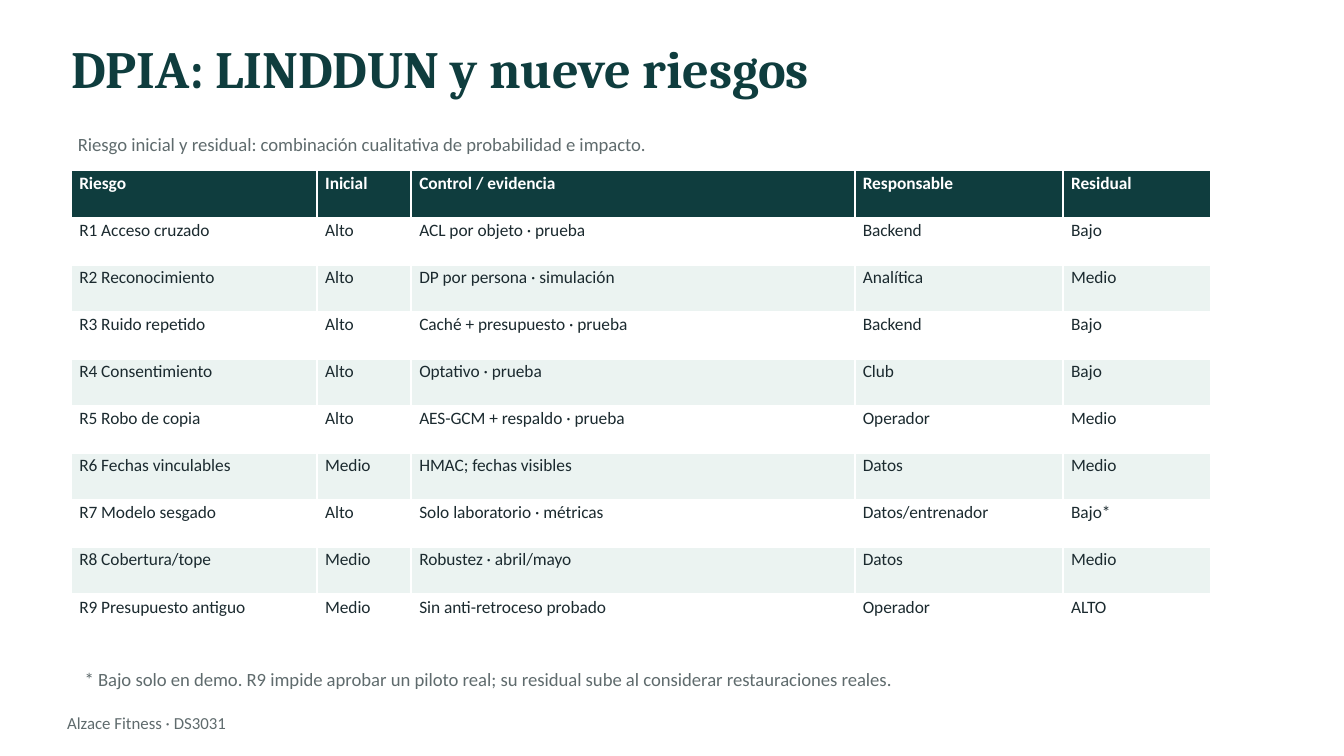
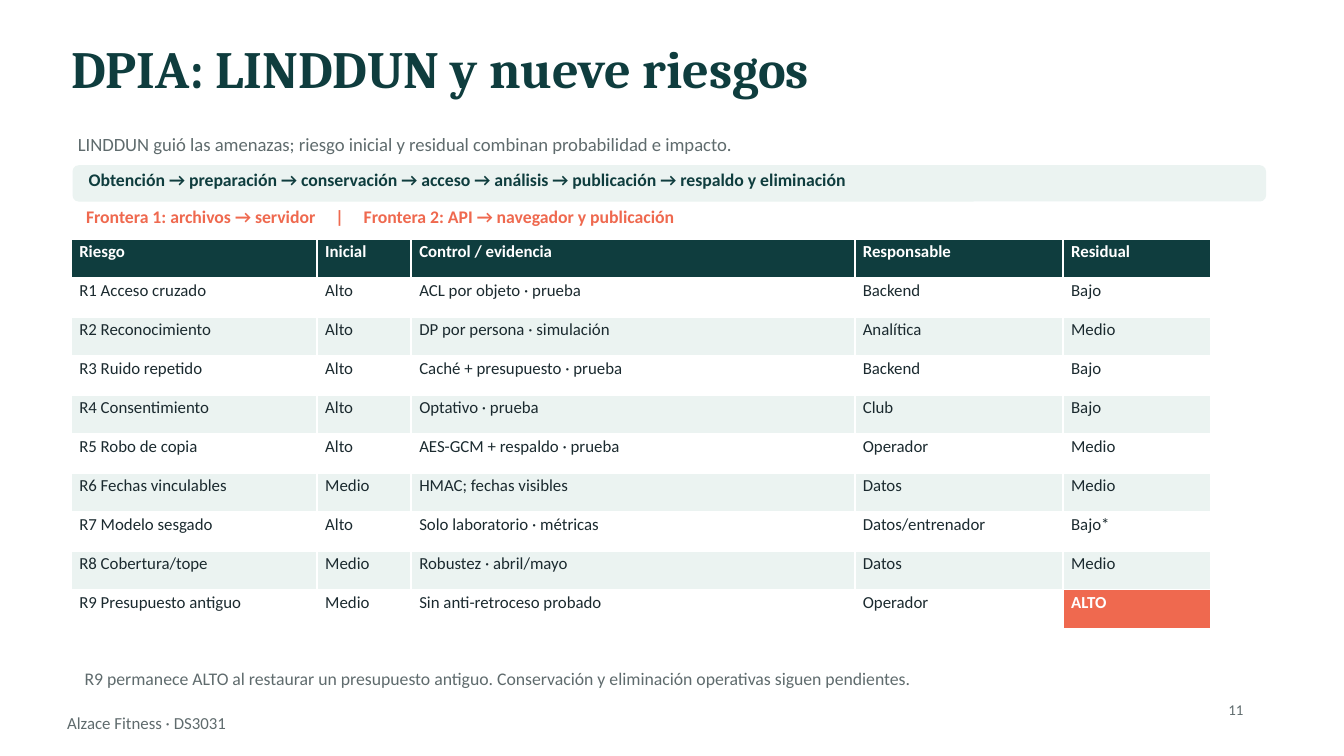
Before and after one commit to JoelxD12O/Proyecto-2---etica-y-seguridad-de-datos, a slide deck: slide 11 of presentacion/Presentacion_Alzace_Final.pptx (slide 13 before the commit). Drawn at 1344x756 pixels with LibreOffice and Linux fonts; fonts in the diff are those of the drawing. Boxes give left, top, right and bottom in pixels: in the first picture for what was removed or moved away, otherwise in the second. Text is boxed around its words. In the diff, an @@ line names an element or a change of style, - is before the commit and + after.

```diff
--- a/presentacion/Presentacion_Alzace_Final.pptx
+++ b/presentacion/Presentacion_Alzace_Final.pptx
@@ text at [78,138,731,154]: text changed @@
-Riesgo inicial y residual: combinación cualitativa de probabilidad e impacto.
+LINDDUN guió las amenazas; riesgo inicial y residual combinan probabilidad e impacto.
@@ rounded rectangle added at [73,165,1266,202], fill #EBF3F1 @@
@@ text added at [89,173,845,189], 9.5 pt, text #0F3D3E, bold @@
+Obtención → preparación → conservación → acceso → análisis → publicación → respaldo y eliminación
@@ table at [71,239,1211,629] @@
@@ fill #FFFFFF to #EF694F in row 10, column 5 @@
@@ size 9.3 to 9 pt @@
@@ text colour #1B2A2F to #FFFFFF, bold on in "ALTO" @@
@@ table: place and size @@
-table at [71,171,1211,641]
+table at [71,239,1211,629]
@@ text added at [86,210,674,226], 9.5 pt, text #EF694F, bold @@
+Frontera 1: archivos → servidor | Frontera 2: API → navegador y publicación
@@ text at [85,672,910,688]: text changed; size 10 to 9.5 pt @@
-* Bajo solo en demo. R9 impide aprobar un piloto real; su residual sube al considerar restauraciones reales.
+R9 permanece ALTO al restaurar un presupuesto antiguo. Conservación y eliminación operativas siguen pendientes.
@@ text added at [1228,705,1243,715], 8 pt, text #5F6B6D @@
+11
```
Also in this commit, not shown: 13 other slides changed, 3 slides removed.
